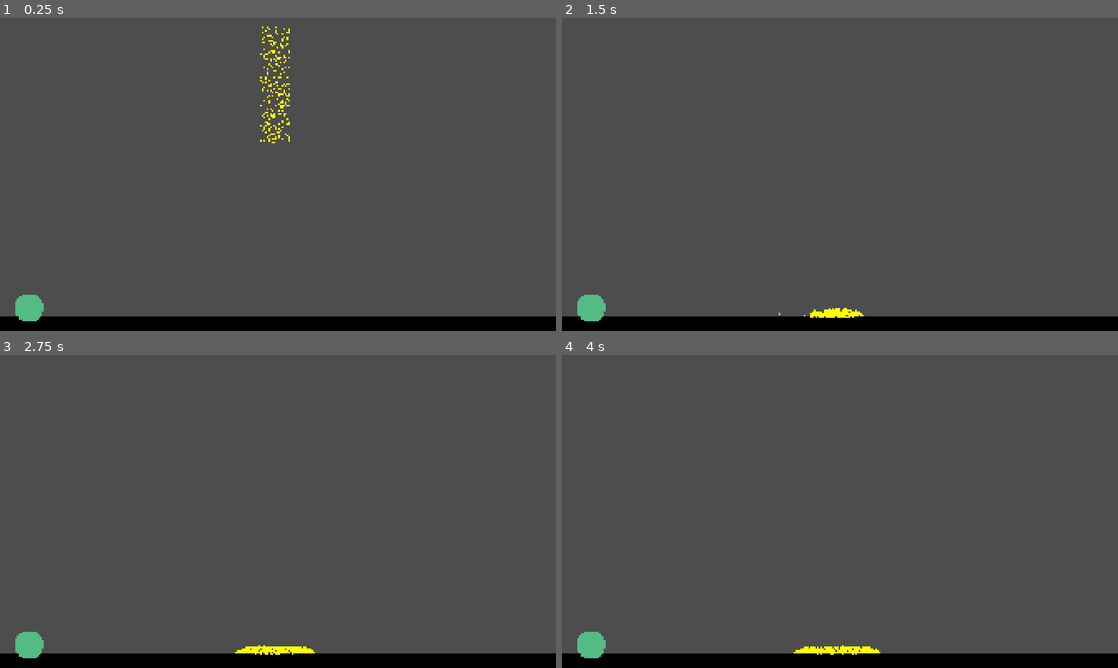
Above: before the commit, frames 1-4 (two rows, left to right).
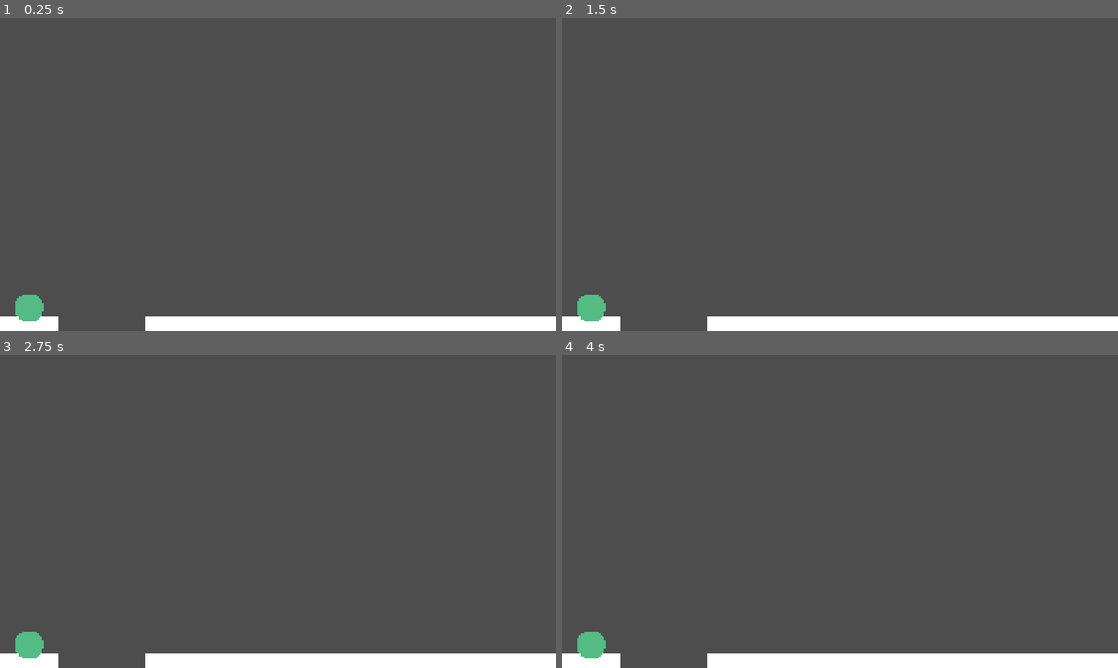
Above: after the commit, the same moments.

Repository: jt095/Particle-Miner
Game: Godot game, scene res://scenes/main.tscn
Same seed, same stepped clock (60 frames per second), same inputs: the game is played once before the commit and once after it.
Inputs (mouse positions are in pixels of both pictures, inside the frame that each line leads up to):
- Up to frame 1 (0.25 s): no input
- Up to frame 2 (1.5 s): tap Enter at 0.5 s; move the mouse to (962, 158) at 0.52 s; tap B at 0.6, 1.35 s; click (962, 158) at 0.67 s; move the mouse to (728, 190) at 1.27 s; click (728, 190) at 1.42 s
- Up to frame 3 (2.75 s): move the mouse to (333, 442) at 2.02 s; tap B at 2.1 s; click (333, 442) at 2.17 s
- Up to frame 4 (4 s): move the mouse to (812, 574) at 2.77 s; tap B at 2.85, 3.6 s; click (812, 574) at 2.92 s; tap Space at 3.5 s; move the mouse to (1006, 558) at 3.52 s; click (1006, 558) at 3.67 s

The runs differ from the first frame. In frame 1, 5.0% of the frame differs, in the area x 0-100%, y 2-100%; in frame 2, 4.8%; in frame 3, 4.9%; in frame 4, 4.9%.

Commit message:
rock functioning

Diff:
--- a/scenes/conveyor_belt.tscn
+++ b/scenes/conveyor_belt.tscn
@@ -9,7 +9,6 @@
 
 [node name="CollisionShape2D" type="CollisionShape2D" parent="."]
 shape = SubResource("RectangleShape2D_fy46w")
-one_way_collision = true
-one_way_collision_margin = 10.0
+one_way_collision_margin = 0.0
 
 [node name="Polygon2D" type="Polygon2D" parent="."]
--- /dev/null
+++ b/scenes/particle_spawner.tscn
@@ -0,0 +1,6 @@
+[gd_scene load_steps=2 format=3 uid="uid://cowej6pdf460e"]
+
+[ext_resource type="Script" uid="uid://gb7gt5bj0q2y" path="res://scripts/particle_spawner.gd" id="1_1itgn"]
+
+[node name="ParticleSpawner" type="Node2D"]
+script = ExtResource("1_1itgn")
--- a/scenes/rock.gd
+++ b/scenes/rock.gd
@@ -1 +1,13 @@
-extends Node2D
+extends Area2D
+
+var particle_system_scene = preload("res://scenes/particle_spawner.tscn")
+
+func _ready():
+	z_index = 10
+
+# This function is called when any input event happens on the Area2D
+func _input_event(viewport, event, shape_idx):
+	if event is InputEventMouseButton and event.button_index == MOUSE_BUTTON_LEFT and event.pressed:
+		var particle_system_scene_instance = particle_system_scene.instantiate()
+		particle_system_scene_instance.z_index = 0
+		add_child(particle_system_scene_instance)
--- a/scenes/rock.tscn
+++ b/scenes/rock.tscn
@@ -5,14 +5,14 @@
 [sub_resource type="CircleShape2D" id="CircleShape2D_t8sxr"]
 radius = 50.0
 
-[node name="Rock" type="Node2D"]
+[node name="Rock" type="Area2D"]
+z_index = 1
+z_as_relative = false
 script = ExtResource("1_1di36")
 
-[node name="Area2D" type="Area2D" parent="."]
-
-[node name="CollisionShape2D" type="CollisionShape2D" parent="Area2D"]
+[node name="CollisionShape2D" type="CollisionShape2D" parent="."]
 shape = SubResource("CircleShape2D_t8sxr")
 
-[node name="Polygon2D" type="Polygon2D" parent="Area2D"]
+[node name="Polygon2D" type="Polygon2D" parent="."]
 color = Color(0.326176, 0.73631, 0.517097, 1)
 polygon = PackedVector2Array(0, -48, 16, -48, 32, -40, 48, -16, 48, 8, 40, 32, 16, 48, -8, 48, -32, 40, -48, 16, -48, 0, -48, -16, -40, -32, -32, -40, -16, -48)
--- a/scenes/sand_system.tscn
+++ /dev/null
@@ -1,6 +0,0 @@
-[gd_scene load_steps=2 format=3 uid="uid://cowej6pdf460e"]
-
-[ext_resource type="Script" uid="uid://gb7gt5bj0q2y" path="res://scripts/sand_system.gd" id="1_sdjqr"]
-
-[node name="SandSystem" type="Node2D"]
-script = ExtResource("1_sdjqr")
--- a/scripts/conveyor_belt.gd
+++ b/scripts/conveyor_belt.gd
@@ -9,6 +9,8 @@
 	# Create a collision shape for the block
 	$CollisionShape2D.shape = RectangleShape2D.new()
 	$CollisionShape2D.shape.extents = Vector2(width / 2, abs(height) / 2)  # Half-width and height extended from the middle
+	$CollisionShape2D.one_way_collision = true
+	$CollisionShape2D.one_way_collision_margin = 10 # 10px
 
 	# Create the color for the block
 	var points = [
@@ -18,4 +20,4 @@
 		Vector2( width / 2, -height / 2)
 	]
 	$Polygon2D.polygon = points
-	$Polygon2D.color = Color(1,1,1)  # white
+	$Polygon2D.color = Color(0,0,0)  # black
--- a/scripts/main.gd
+++ b/scripts/main.gd
@@ -1,7 +1,6 @@
 extends Node2D
 
 # Preload the sand system scene
-var sand_system_scene = preload("res://scenes/sand_system.tscn")
 var rock_scene = preload("res://scenes/rock.tscn")
 # Preload the BlockDrawer scene
 var conveyor_belt_drawer_scene = preload("res://scenes/draw_conveyor_belt.tscn")
@@ -9,29 +8,33 @@
 var drawing_conveyor = false
 
 func _ready():
-	create_ground()
+	create_ground([
+		Vector2(0, 1030),
+		Vector2(0, 1080),
+		Vector2(200, 1080),
+		Vector2(200, 1030)
+	])
+
+	create_ground([
+		Vector2(500, 1030),
+		Vector2(500, 1080),
+		Vector2(1920, 1080),
+		Vector2(1920, 1030)
+	])
 	create_rock()
-	var sand_system = sand_system_scene.instantiate()
-	add_child(sand_system)
 
 func create_rock():
 	var rock = rock_scene.instantiate()
 	rock.position = Vector2(100, 1000)
 	add_child(rock)
 
-func create_ground():
+func create_ground(points: Array):
 	# Create the ground (visual representation)
 	var body = StaticBody2D.new()
 	add_child(body)
 	var polygon = Polygon2D.new()
-	var points = [
-		Vector2(0, 1030),
-		Vector2(0, 1080),
-		Vector2(1920, 1080),
-		Vector2(1920, 1030)
-	]
 	polygon.polygon = points
-	polygon.color = Color(0,0,0,)  # white
+	polygon.color = Color(1,1,1)  # white
 	body.add_child(polygon)
 
 	# Create the collision shape for the ground
--- /dev/null
+++ b/scripts/particle_spawner.gd
@@ -0,0 +1,27 @@
+extends Node2D
+
+
+# Preload the grain scene (to save time)
+var sand_scene = preload("res://scenes/sand.tscn")
+
+@export var max_num_grains: int = 10
+@export var direction: Vector2 = Vector2(1,1)
+var min_force_strength: float = 5000.0  # The strength of the force
+var max_force_strength: float = 6000.0  # The strength of the force
+var min_angle: float = -80.0
+var max_angle: float = -70.0
+
+func _ready():
+	# Create grains of sand with random velocities
+	for i in range(randi_range(1,max_num_grains)):
+		var grain = sand_scene.instantiate()  # Create a new grain instance
+		add_child(grain)  # Add the grain to the scene so it appears
+		grain.apply_force(generate_random_direction() * randf_range(min_force_strength, max_force_strength))
+
+func generate_random_direction():
+	# Generate a random angle in the specified range (in radians)
+	var angle = deg_to_rad(randf_range(min_angle, max_angle))
+	# Calculate the direction vector from the random angle
+	var direction = Vector2(cos(angle), sin(angle))  # Direction vector
+	# Apply the force to the Body
+	return direction
--- a/scripts/sand.gd
+++ b/scripts/sand.gd
@@ -4,9 +4,12 @@
 var on_conveyor = false
 var move_force = 50
 var conveyor_direction: int = 1 # direction dictated by conveyor
+var viewport_rect: Rect2
 
 func _ready():
 	# Create the ground (visual representation)
+	# Get the current camera (if there is one in the scene)
+	viewport_rect = get_viewport_rect()
 	self.add_to_group("Sand")
 	self.gravity_scale = 1
 	self.physics_material_override.friction = 0.5
@@ -15,7 +18,7 @@
 	self.mass = .1
 	self.contact_monitor = true
 	self.max_contacts_reported = 4
-	self.continuous_cd = RigidBody2D.CCD_MODE_CAST_SHAPE
+
 
 	var points = [
 		Vector2(-(sand_size/2), -(sand_size/2)),
@@ -31,6 +34,10 @@
 
 func _integrate_forces(_state) -> void:
 	# This method is called every physics frame to apply custom physics forces
+	# Check if the object is offscreen by comparing its position with the visible rectangle
+	if not viewport_rect.has_point(global_position):
+		queue_free()  # Delete this object if it's off-screen
+
 	for collider in get_colliding_bodies():
 		if collider.is_in_group("Conveyor"):
 			on_conveyor = true
--- a/scripts/sand_system.gd
+++ /dev/null
@@ -1,16 +0,0 @@
-extends Node2D
-
-
-# Preload the grain scene (to save time)
-var sand_scene = preload("res://scenes/sand.tscn")
-
-# Number of grains to spawn
-var num_grains = 500
-
-func _ready():
-	# Create grains of sand at random positions
-	for i in range(num_grains):
-		var grain = sand_scene.instantiate()  # Create a new grain instance
-		# Set random positions within a given area
-		grain.position = Vector2(randf_range(900, 1000), randf_range(0, 400))  # Example spawn range
-		add_child(grain)  # Add the grain to the scene so it appears
Renamed: scripts/sand_system.gd.uid -> scripts/particle_spawner.gd.uid
